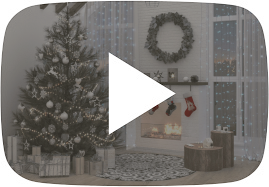
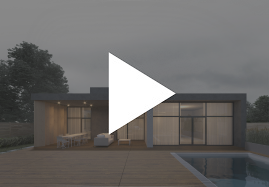
Comparing the layer stacks of the two 269x187 images. Changes:
painted on "Background copy" over [left=0, top=0, right=269, bottom=187]
renamed "Layer 3" to "Layer 3 copy", hid it, painted on it over [left=0, top=0, right=269, bottom=187]
showed "Layer 1", painted on it over [left=0, top=0, right=269, bottom=187]
